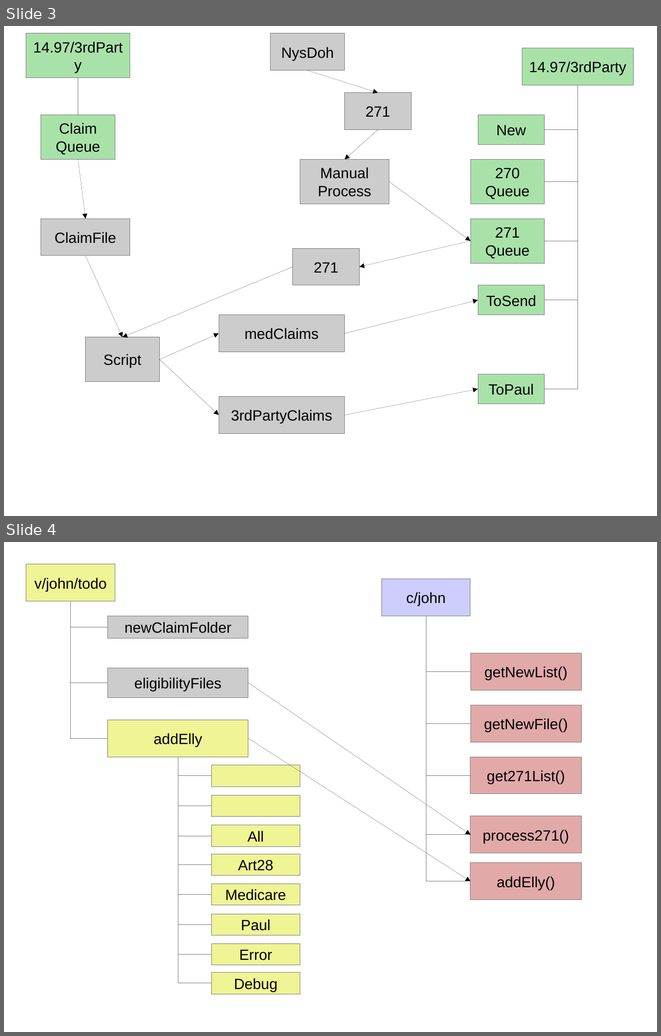
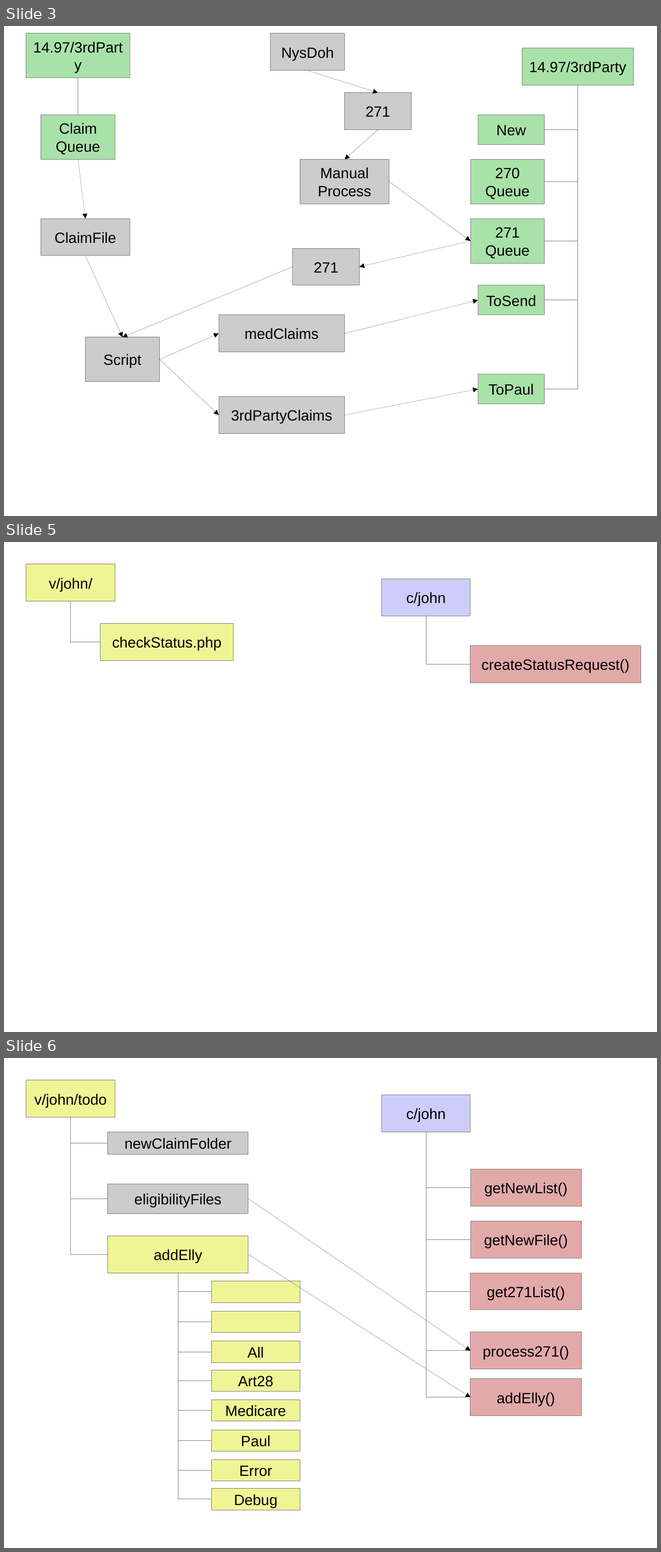
Before and after one commit to JamesLeB/Stout, a slide deck: Documents/BillingSystem.odp. Shown one above the other, each under a label of ours: slides 3 and 4 before the commit, slides 3, 5 and 6 after it; the slides between them are not shown. The pictures are 661x1036 and 661x1552 pixels, drawn with LibreOffice and Linux fonts; fonts in the diff are those of the drawing. Boxes give left, top, right and bottom in pixels: in the first picture for what was removed or moved away, otherwise in the second. Text is boxed around its words. In the diff, an @@ line names an element or a change of style, - is before the commit and + after.

```diff
--- a/Documents/BillingSystem.odp
+++ b/Documents/BillingSystem.odp
@@ slide 5 added at (x1=4, y1=542, x2=657, y2=1032), background #FFFFFF @@
@@ rectangle added at (x1=26, y1=564, x2=115, y2=601), fill #EFF494, outline #808080 0 pt, 18 pt, text #000000 @@
+v/john/
@@ rectangle added at (x1=382, y1=579, x2=471, y2=616), fill #CDCDFB, outline #808080 0 pt, 18 pt, text #000000 @@
+c/john
@@ elbow line added from (70, 601) to (100, 642), #808080 0 pt @@
@@ elbow line added from (426, 616) to (471, 664), #808080 0 pt @@
@@ rectangle added at (x1=100, y1=624, x2=233, y2=661), fill #EFF494, outline #808080 0 pt, 18 pt, text #000000 @@
+checkStatus.php
@@ rectangle added at (x1=470, y1=646, x2=641, y2=682), fill #E2A9A9, outline #808080 0 pt, 18 pt, text #000000 @@
+createStatusRequest()
@@ what was slide 4 is now slide 6 @@
```
Also in this commit, not shown: 2 other slides added.
